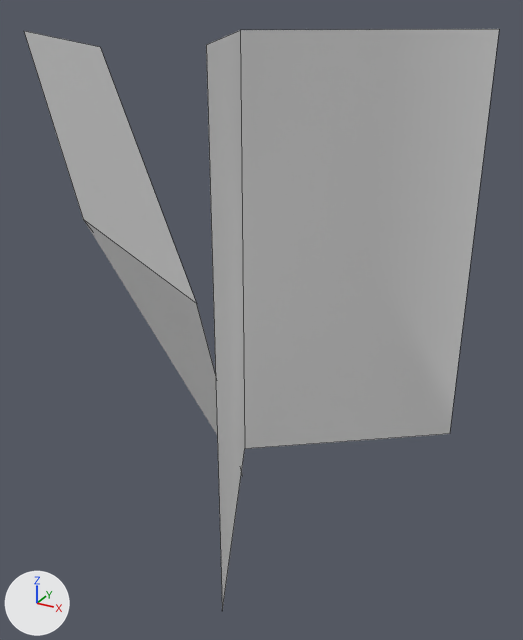
An edit to the FBX model Assets/Art/3D Assets/SM_Grass_02.fbx, drawn before and after from the same camera.
Rendered twice from a 50 mm camera at (0.135, -0.553, 0.457) aimed at (-0.176, 0.013, 0.174). Arrows for +X, +Y and +Z are at lower left; the lights stay in place. Mesh edges are drawn as thin lines. Where no turn or scale is listed for an object, it has been applied to the vertices.
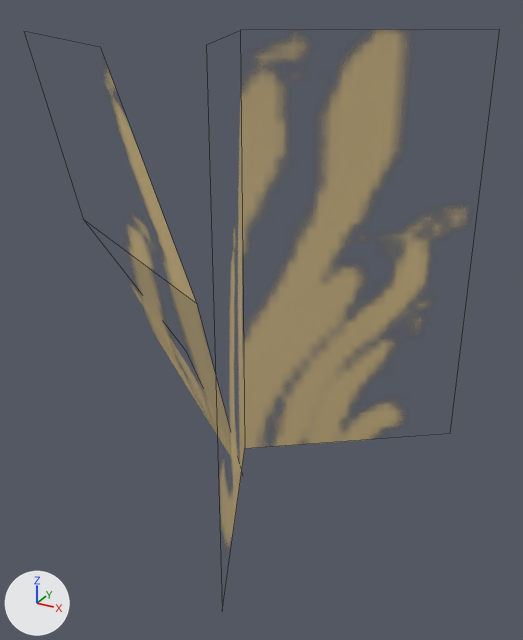
The newer file is also turned or shifted as a whole; pictures and numbers use the older file's frame.

Patch to the scene script:
```diff
--- a/Assets/Art/3D Assets/SM_Grass_02.fbx.py
+++ b/Assets/Art/3D Assets/SM_Grass_02.fbx.py
@@ img_grass_flowers_png @@
+img_grass_flowers_png = load_image('Grass_Flowers.png', '../Textures/Grass_Flowers.png', 256, 256, 'Non-Color')
@@ mat_material_006 @@
+mat_material_006 = bpy.data.materials.new('Material.006')
+# uses the picture img_grass_flowers_png
@@ me_plane_012 @@
 me_plane_012.from_pydata(...)  # 6 vertices, 2 faces; spans x -0.014..0.177, y -0.176..0.177, z 0.001..0.434
-me_plane_012.materials.append(mat_material_008)  # white #e7e7e7
+me_plane_012.materials.append(mat_material_006)
@@ me_plane_011_1 @@
+me_plane_011_1.from_pydata(...)  # 6 vertices, 2 faces; spans x -0.239..0.025, y -0.082..0.128, z -0.006..0.429
+me_plane_011_1.materials.append(mat_material_006)
@@ ob_plane_007 @@
-ob_plane_007 = bpy.data.objects.new('Plane.007', me_plane_011)
-ob_plane_007.location = (-0.196, 0.0, 0.001)
-ob_plane_007.rotation_euler = (1.893, -1.535, -0.798)  # degrees (108, -88, -46)
-ob_plane_007.scale = (-0.216, -0.196, -0.201)
@@ ob_plane_001 @@
+ob_plane_001 = bpy.data.objects.new('Plane.001', me_plane_011_1)
+ob_plane_001.location = (-0.216, 0.014, 0.001)
```

What differs and where, as boxes (x1, y1, x2, y2) in the pictures (523 x 640 px):
'Plane.008', recoloured (grey to brown)
    both: (206, 29, 499, 607)
'Plane.007', deleted
    before: (24, 31, 243, 476)
'Plane.001', added
    after: (106, 72, 243, 476)
